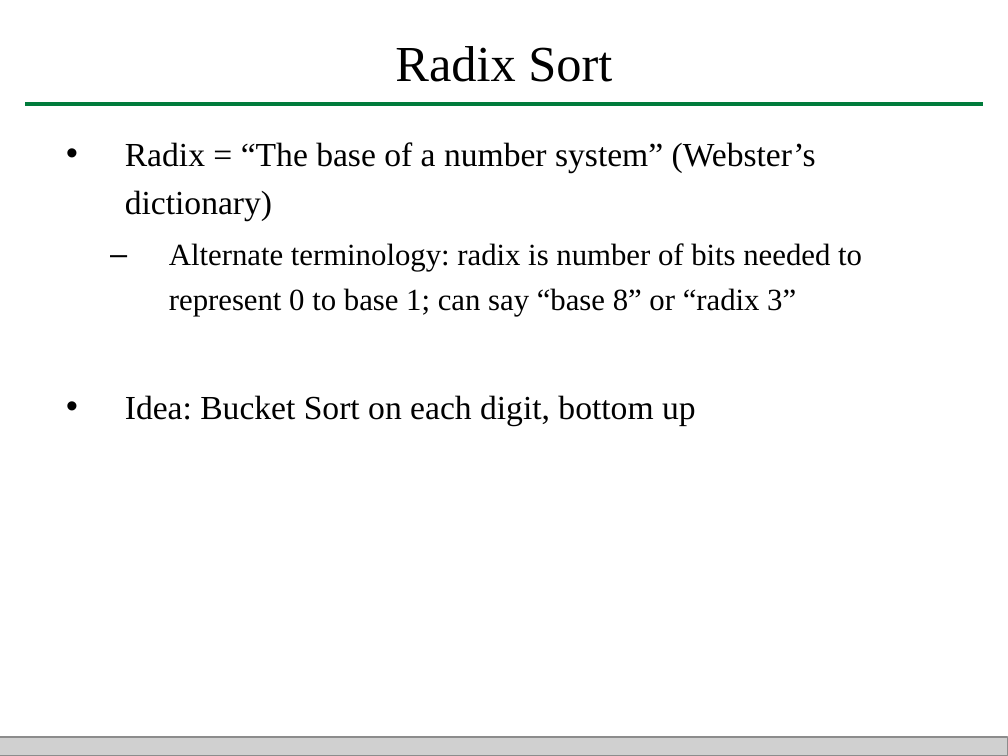
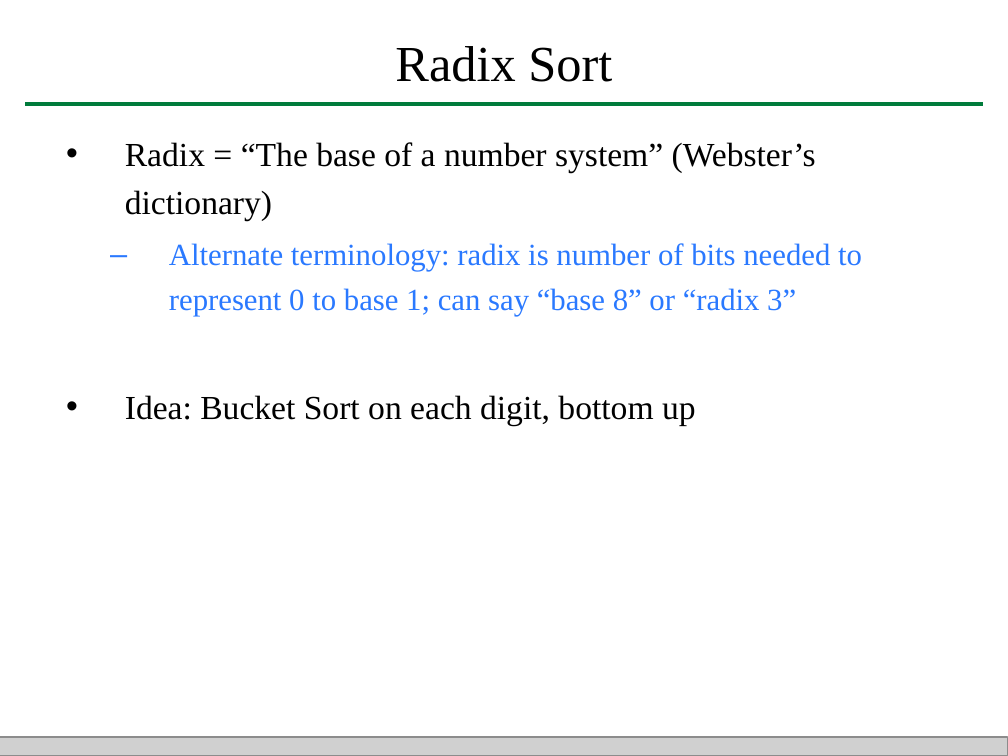
Before and after one commit to HengFan2010/hengfan2010.github.io, a slide deck: slide 49 of teaching/21F-3110/slides/3110-lecture 11-Sorting.pptx (slide 46 before the commit). Drawn at 1008x756 pixels with LibreOffice and Linux fonts; fonts in the diff are those of the drawing; grey boxes stand for pictures. Boxes give left, top, right and bottom in pixels: in the first picture for what was removed or moved away, otherwise in the second. Text is boxed around its words. In the diff, an @@ line names an element or a change of style, - is before the commit and + after.

```diff
--- a/teaching/21F-3110/slides/3110-lecture 11-Sorting.pptx
+++ b/teaching/21F-3110/slides/3110-lecture 11-Sorting.pptx
@@ text at box(169, 243, 862, 316): text colour #000000 to #2A79FF in "Alternate terminology: radix is number of bits ..." @@
```
Also in this commit, not shown: 6 other slides changed, 3 slides added.
